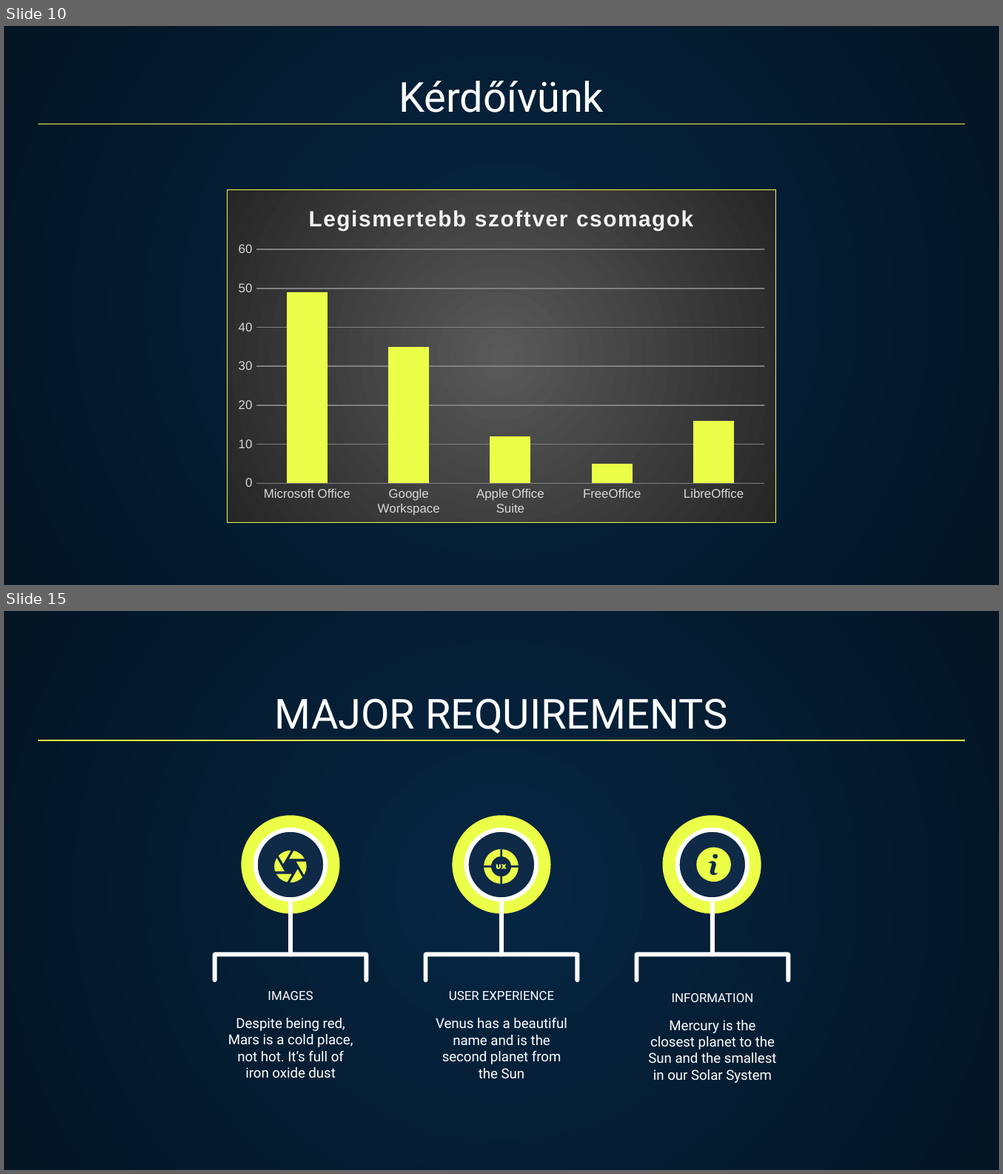
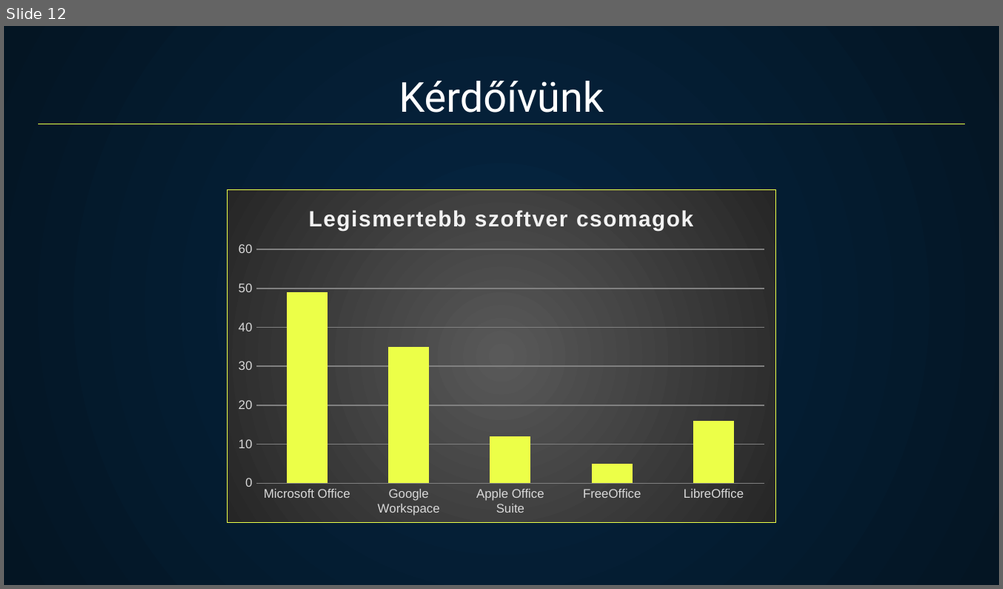
Before and after one commit to Berci5595/Venom, a slide deck: Venom.pptx. Shown one above the other, each under a label of ours: slides 10 and 15 before the commit, slide 12 after it; the slides between them are not shown. The pictures are 1003x1174 and 1003x589 pixels, drawn with LibreOffice and Linux fonts; fonts in the diff are those of the drawing. Boxes give left, top, right and bottom in pixels: in the first picture for what was removed or moved away, otherwise in the second. Text is boxed around its words. In the diff, an @@ line names an element or a change of style, - is before the commit and + after.

```diff
--- a/Venom.pptx
+++ b/Venom.pptx
@@ slide 15 removed at [4, 611, 999, 1170], background gradient #052643 to #041523 @@
@@ title removed at [275, 698, 727, 734] @@
-MAJOR REQUIREMENTS
@@ line removed from (38, 741) to (965, 741) @@
@@ freeform shape removed at [235, 816, 346, 914] @@
@@ freeform shape removed at [241, 828, 327, 903] @@
@@ freeform shape removed at [250, 830, 330, 900] @@
@@ freeform shape removed at [446, 816, 557, 914] @@
@@ freeform shape removed at [452, 828, 538, 903] @@
@@ freeform shape removed at [461, 830, 541, 900] @@
@@ freeform shape removed at [655, 816, 767, 914] @@
@@ freeform shape removed at [663, 828, 749, 903] @@
@@ freeform shape removed at [672, 830, 751, 900] @@
@@ freeform shape removed at [696, 848, 731, 883] @@
@@ freeform shape removed at [288, 857, 293, 957] @@
@@ group removed at [275, 851, 307, 883]: 6 freeform shapes @@
@@ freeform shape removed at [499, 857, 504, 957] @@
@@ group removed at [484, 850, 518, 883]: 6 freeform shapes @@
@@ freeform shape removed at [710, 857, 714, 957] @@
@@ freeform shape removed at [213, 952, 369, 982] @@
@@ freeform shape removed at [424, 952, 580, 982] @@
@@ freeform shape removed at [634, 952, 791, 982] @@
@@ title removed at [267, 991, 313, 1000] @@
-IMAGES
@@ title removed at [449, 991, 554, 1000] @@
-USER EXPERIENCE
@@ title removed at [671, 994, 754, 1002] @@
-INFORMATION
@@ subtitle removed at [228, 1018, 353, 1078] @@
-Despite being red, Mars is a cold place, not hot. It’s full of iron oxide dust
@@ subtitle removed at [435, 1018, 566, 1079] @@
-Venus has a beautiful name and is the second planet from the Sun
@@ subtitle removed at [648, 1020, 777, 1083] @@
-Mercury is the closest planet to the Sun and the smallest in our Solar System
@@ what was slide 10 is now slide 12 @@
```
Also in this commit, not shown: 4 slides added, 12 other slides removed.
